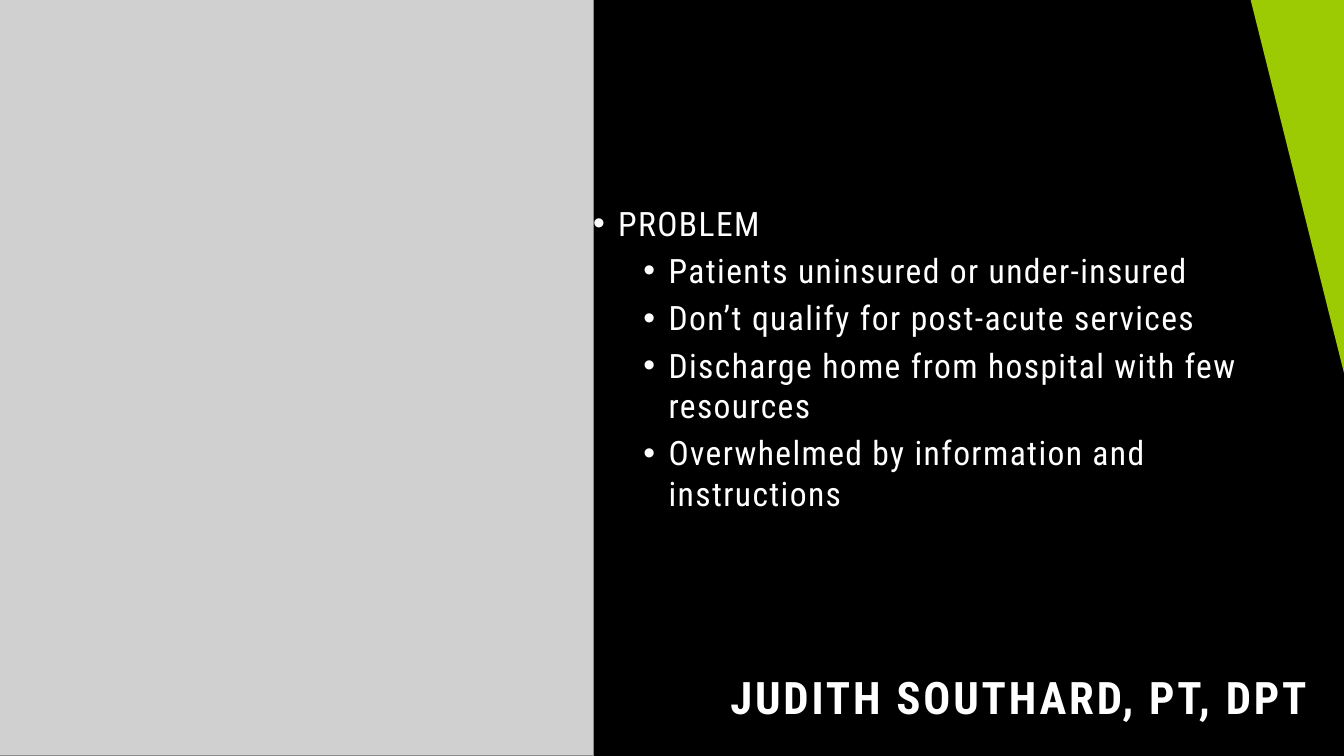
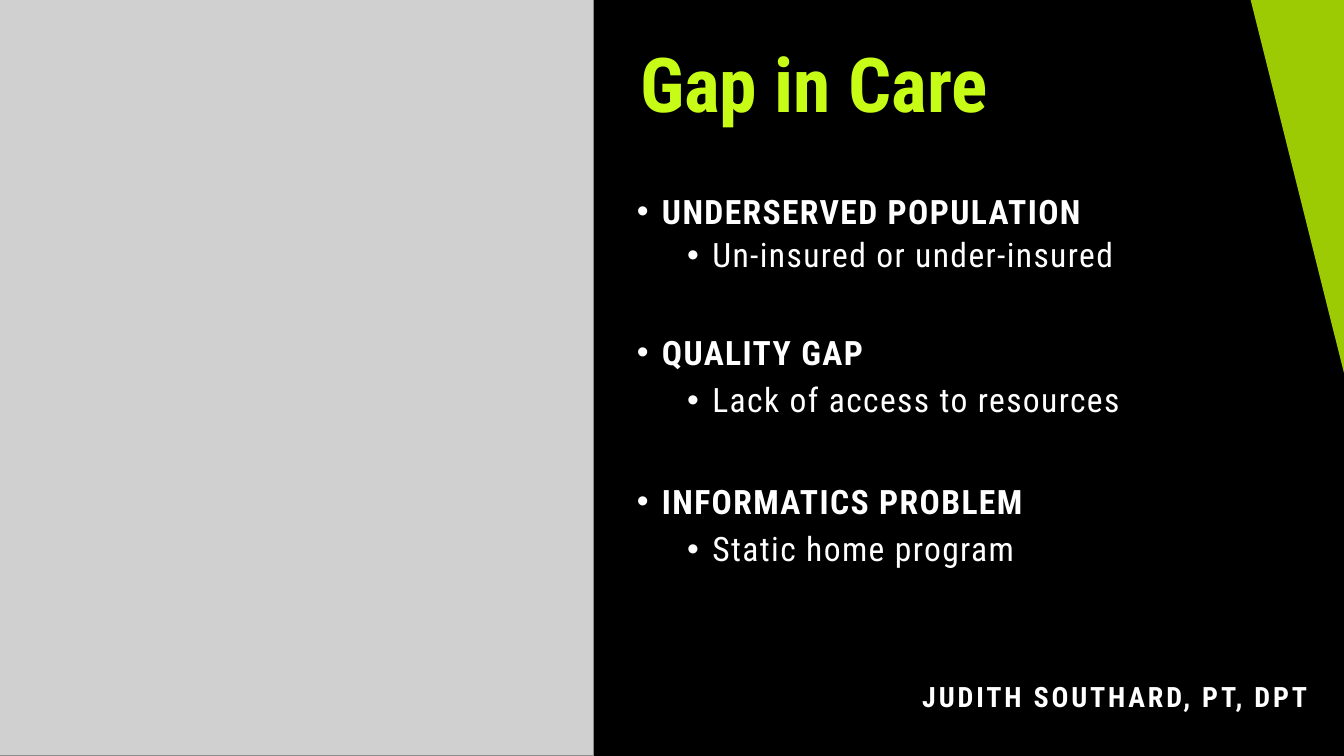
Before and after one commit to jsouth32/Judith-Southard-2026-HMI, a slide deck: slide 2 of PostOp Pal FINAL presentation.pptx. Drawn at 1344x756 pixels with LibreOffice and Linux fonts; fonts in the diff are those of the drawing; grey boxes stand for pictures. Boxes give left, top, right and bottom in pixels: in the first picture for what was removed or moved away, otherwise in the second. Text is boxed around its words. In the diff, an @@ line names an element or a change of style, - is before the commit and + after.

```diff
--- a/PostOp Pal FINAL presentation.pptx
+++ b/PostOp Pal FINAL presentation.pptx
@@ text added at (640, 56, 987, 128), 54 pt, text #C6FC15, bold @@
+Gap in Care
@@ text added at (662, 199, 1119, 568), 24 pt, text #FFFFFF @@
+• UNDERSERVED POPULATION
+  • Un-insured or under-insured
+• QUALITY GAP
+  • Lack of access to resources
+• INFORMATICS PROBLEM
+  • Static home program
@@ text removed at (618, 211, 1236, 507) @@
-• PROBLEM
-  • Patients uninsured or under-insured
-  • Don’t qualify for post-acute services
-  • Discharge home from hospital with few resources
-  • Overwhelmed by information and instructions
@@ text "JUDITH SOUTHARD, PT, DPT" at (568, 674, 1318, 721): size 32 to 20 pt @@
```
Also in this commit, not shown: 2 other slides changed, 1 other file.
